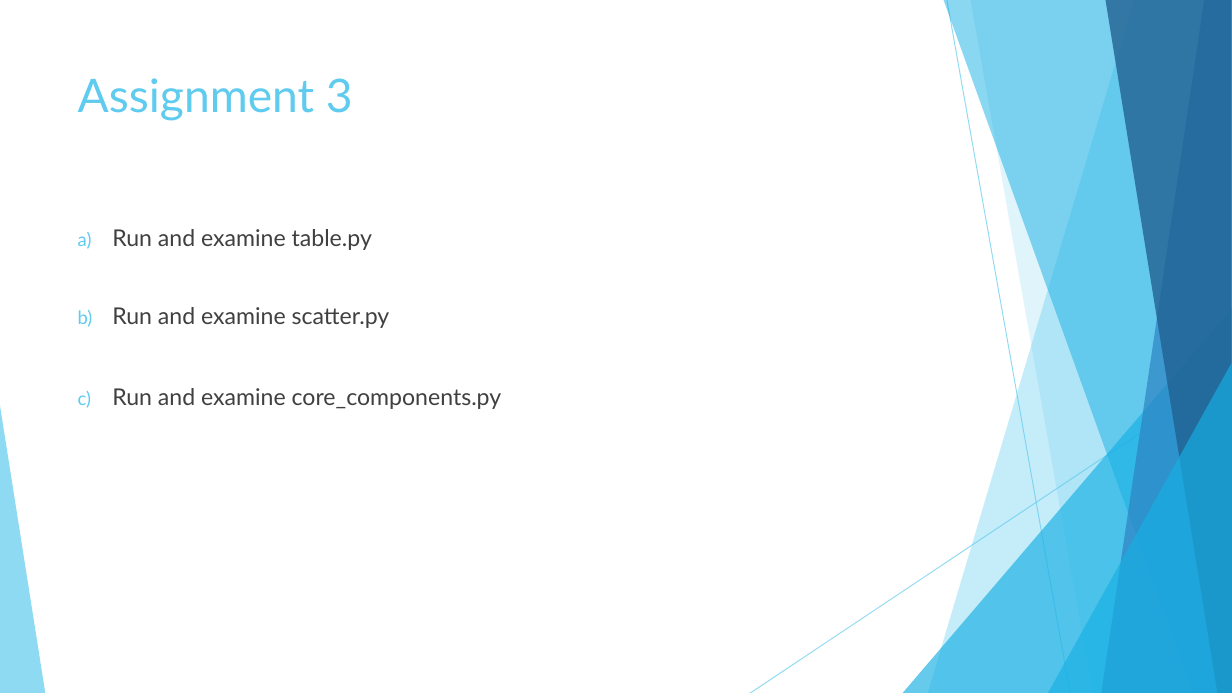
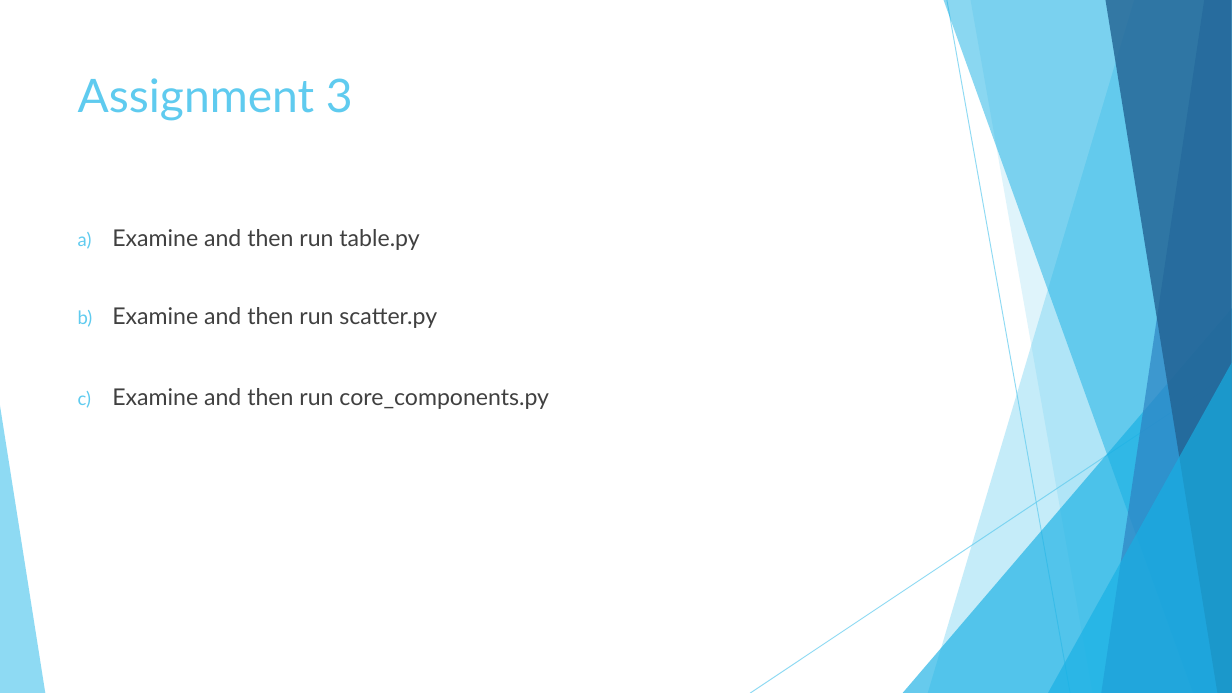
Before and after one commit to BradburyThompson/dash, a slide deck: slide 18 of Amgen_Dash_Slides.pptx. Drawn at 1232x693 pixels with LibreOffice and Linux fonts; fonts in the diff are those of the drawing. Boxes give left, top, right and bottom in pixels: in the first picture for what was removed or moved away, otherwise in the second. Text is boxed around its words. In the diff, an @@ line names an element or a change of style, - is before the commit and + after.

```diff
--- a/Amgen_Dash_Slides.pptx
+++ b/Amgen_Dash_Slides.pptx
@@ text at (x1=112, y1=229, x2=549, y2=409): text changed @@
-a) Run and examine table.py
-b) Run and examine scatter.py
-c) Run and examine core_components.py
+a) Examine and then run table.py
+b) Examine and then run scatter.py
+c) Examine and then run core_components.py
```
Also in this commit, not shown: 9 other slides changed, 4 slides added.
